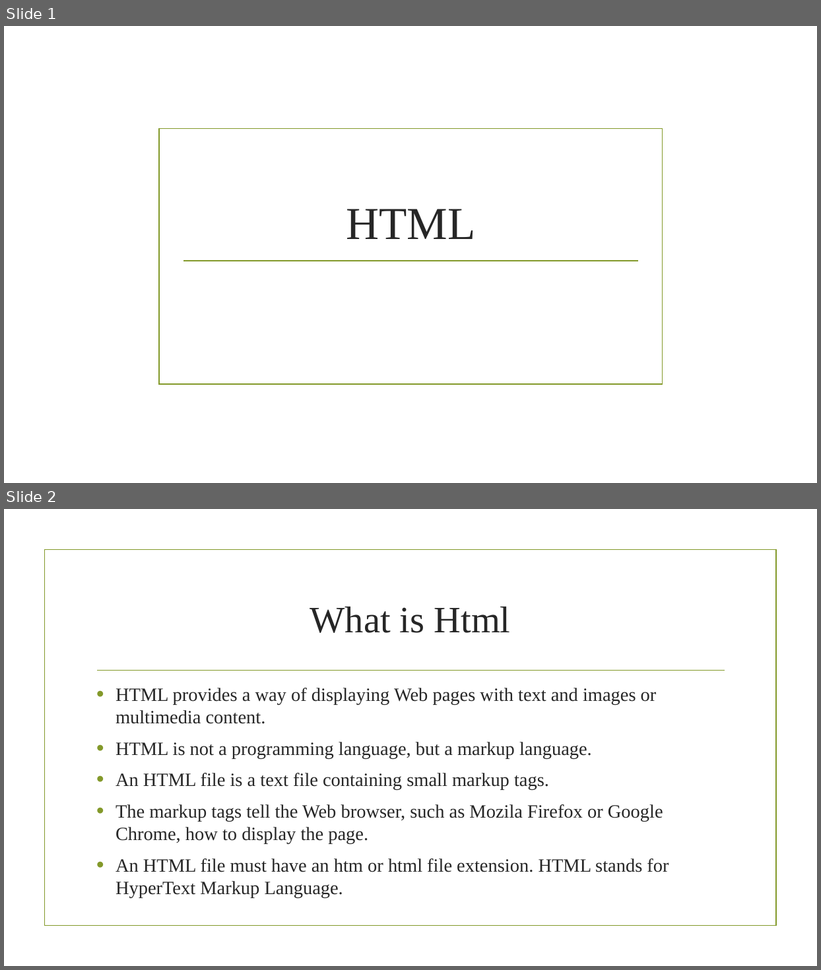
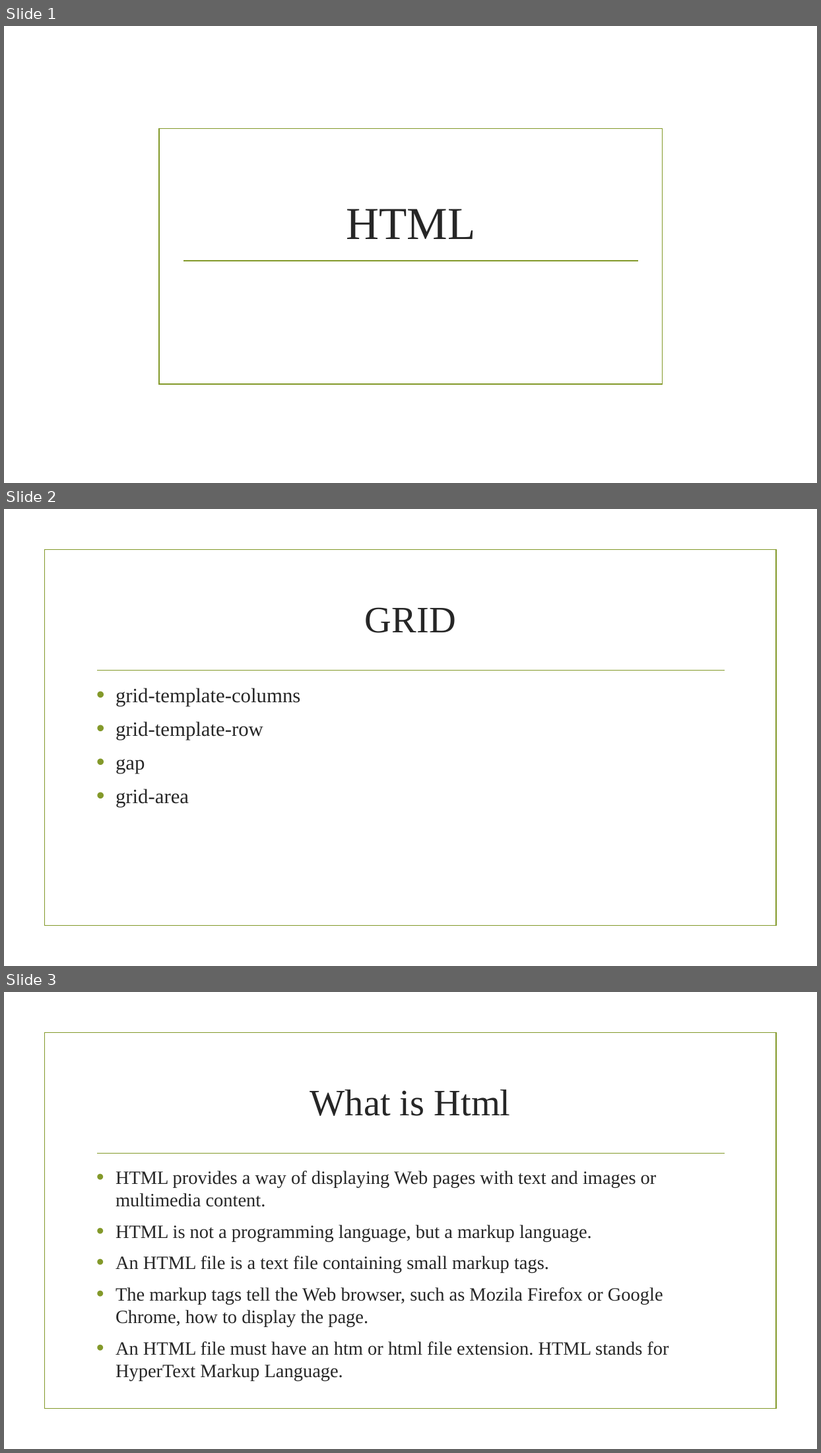
Before and after one commit to sagarshrestha81/FED, a slide deck: HTML.pptx. Shown one above the other, each under a label of ours: slides 1 and 2 before the commit, slides 1, 2 and 3 after it. The pictures are 821x970 and 821x1453 pixels, drawn with LibreOffice and Linux fonts; fonts in the diff are those of the drawing; background and template pictures are left out. Boxes give left, top, right and bottom in pixels: in the first picture for what was removed or moved away, otherwise in the second. Text is boxed around its words. In the diff, an @@ line names an element or a change of style, - is before the commit and + after.

Commit message:
grid

```diff
--- a/HTML.pptx
+++ b/HTML.pptx
@@ slide 2 added at box(4, 509, 817, 966), background picture (left out); not listed: 2 template elements that a slide beside it also shows @@
@@ title added at box(365, 607, 456, 633), 44 pt, text #262626 @@
+GRID
@@ text added at box(116, 688, 300, 807), 24 pt, text #262626 @@
+• grid-template-columns
+• grid-template-row
+• gap
+• grid-area
@@ what was slide 2 is now slide 3 @@
```
Also in this commit, not shown: 2 other slides added, 4 other files.
